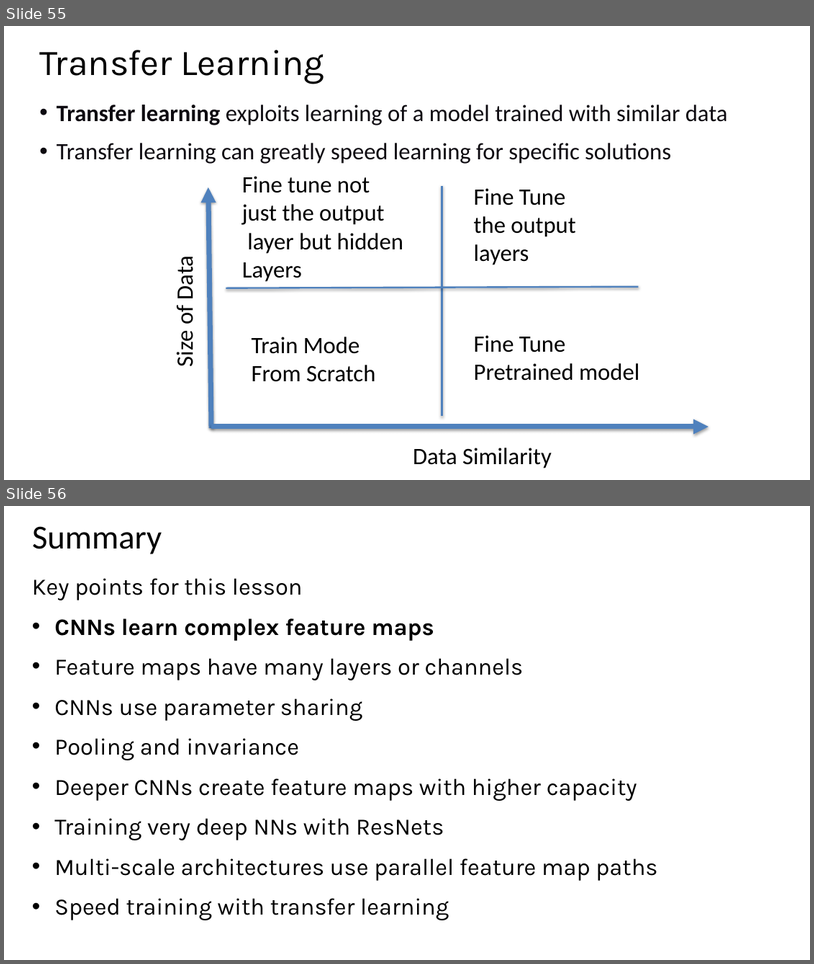
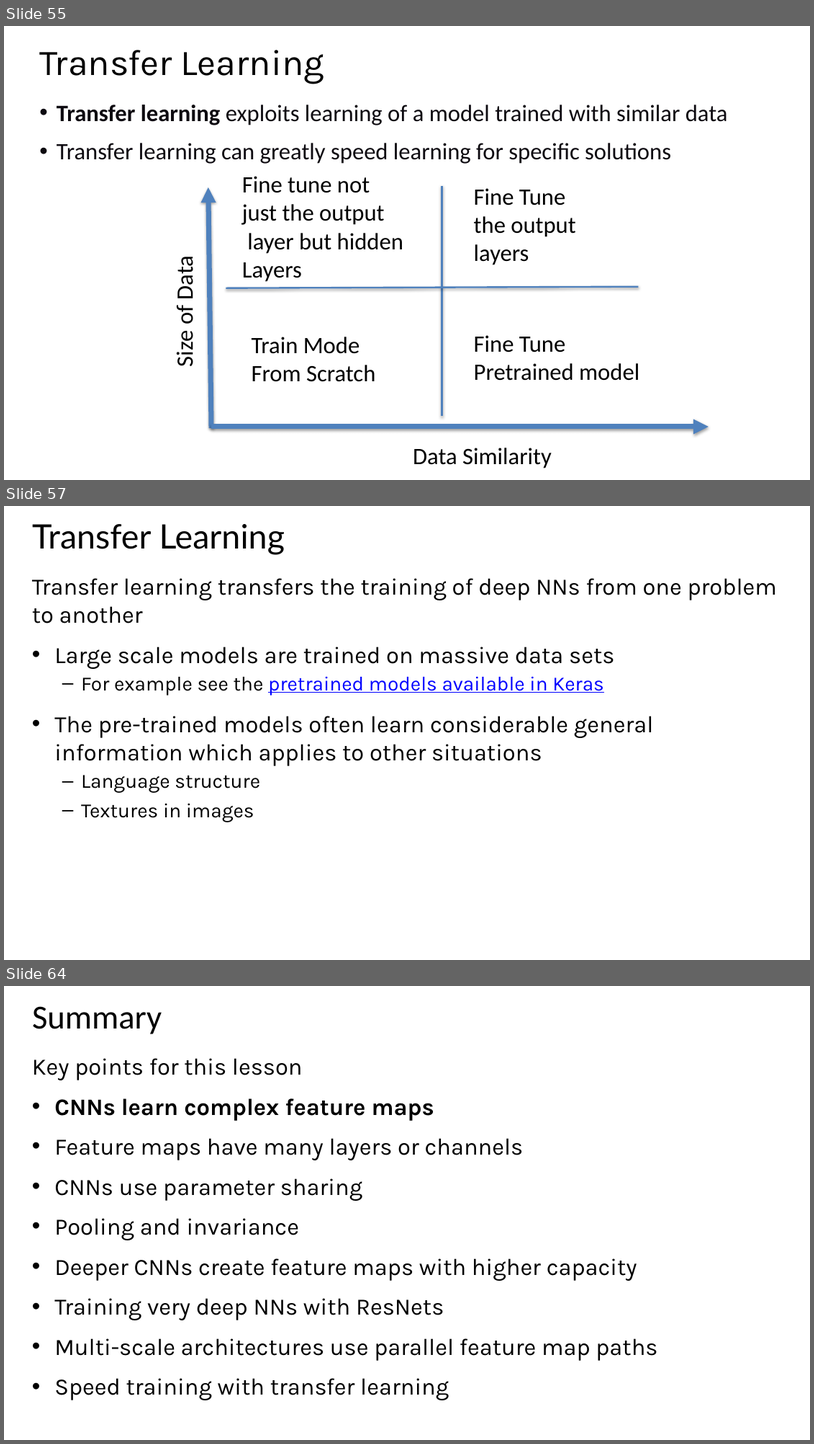
Before and after one commit to StephenElston/CSCI-E25, a slide deck: Slides/6_ConvolutionalNNs.pptx. Shown one above the other, each under a label of ours: slides 55 and 56 before the commit, slides 55, 57 and 64 after it; the slides between them are not shown. The pictures are 814x964 and 814x1444 pixels, drawn with LibreOffice and Linux fonts; fonts in the diff are those of the drawing; background and template pictures are left out. Boxes give left, top, right and bottom in pixels: in the first picture for what was removed or moved away, otherwise in the second. Text is boxed around its words. In the diff, an @@ line names an element or a change of style, - is before the commit and + after.

Commit message:
Added slides on tranfer learning and data augmentation

```diff
--- a/Slides/6_ConvolutionalNNs.pptx
+++ b/Slides/6_ConvolutionalNNs.pptx
@@ slide 57 added at <box>4,506,810,960</box>, background #FFFFFF @@
@@ title added at <box>32,524,286,555</box>, 40 pt, text #000000 @@
+Transfer Learning
@@ text added at <box>32,578,777,821</box>, 28 pt, text #000000 @@
+Transfer learning transfers the training of deep NNs from one problem to another
+• Large scale models are trained on massive data sets
+  – For example see the pretrained models available in Keras
+• The pre-trained models often learn considerable general information which applies to other situations
+  – Language structure
+  – Textures in images
@@ what was slide 56 is now slide 64 @@
```
Also in this commit, not shown: 1 slide changed, 7 other slides added.
